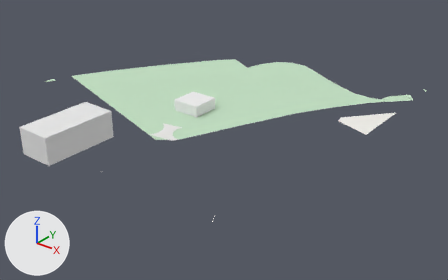
The glTF model white-model-six-districts/chunks/102_113_mid.glb, before and after one commit.
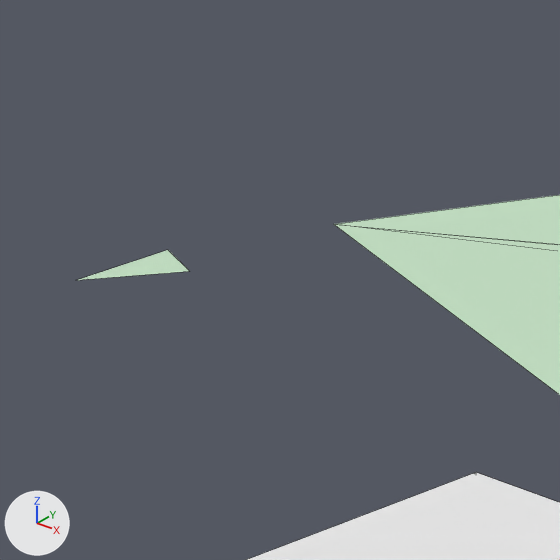
The first picture shows the older version from a 50 mm camera at (-8179.0, -6414.0, 369.0) aimed at (-8698.0, -5764.0, -33.0). The close-ups show the older and then the newer version on the part from 8% to 21% of the width and 19% to 40% of the height of that picture. Only the edits that show in the close-ups are written down. The lights are fixed; the arrows at lower left show +X, +Y and +Z. The close-ups show mesh edges as thin lines. Vertices at exactly the same position are counted once.

Script lines for the objects in view, before the commit:
```python
me_mesh_0 = bpy.data.meshes.new('Mesh_0')
me_mesh_0.from_pydata(...)  # 111 vertices, 97 faces; spans x -9000.0..-8500.0, y -6029.0..-5500.0, z 13.0..52.0
me_mesh_0.materials.append(mat_material_0)
ob_mesh_0 = bpy.data.objects.new('Mesh_0', me_mesh_0)
ob_mesh_0.location = (0.0, 0.0, 0.0)
```
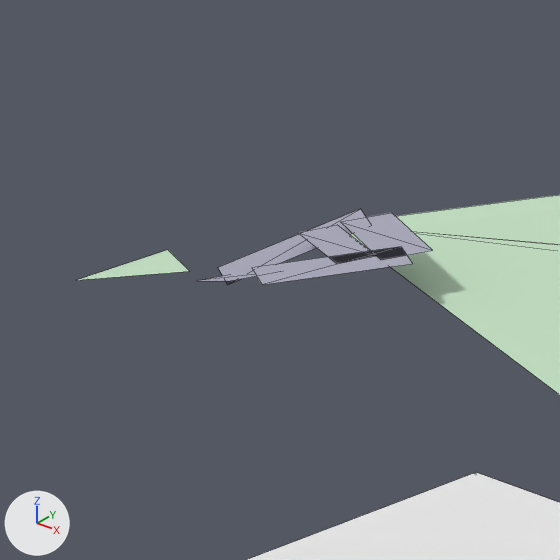
Boxes (x1, y1, x2, y2) around the edits, measured in the close-ups (560 x 560 px):
```json
{"part": 1, "of": "me_mesh_0", "change": "added", "after": [198, 209, 432, 285]}
```

Scene script edits in JSON lines:
```json
{"block": "me_mesh_0", "where": "# used by ob_mesh_0; location = (0.0, 0.0, 0.0)"}
{"block": "me_mesh_0", "where": "# verts and faces of me_mesh_0; kept vertices keep their numbers, new ones are numbered from 111"}
{"op": "remove", "block": "me_mesh_0", "code": "me_mesh_0.from_pydata(...)  # 111 vertices, 97 faces; spans x -9000.0..-8500.0, y -6029.0..-5500.0, z 13.0..52.0"}
{"op": "add", "block": "me_mesh_0", "code": "me_mesh_0.from_pydata(...)  # 139 vertices, 111 faces; spans x -9000.0..-8500.0, y -6029.0..-5500.0, z 13.0..52.0"}
{"block": "me_mesh_0", "change": "me_mesh_0 part 1"}
{"op": "add", "block": "me_mesh_0", "code": "verts[111] = (-8987.0, -5836.0, 14.0)  # pixel (217, 267)"}
{"op": "add", "block": "me_mesh_0", "code": "verts[112] = (-8955.0, -5821.0, 21.0)  # pixel (401, 246)"}
{"op": "add", "block": "me_mesh_0", "code": "verts[113] = (-8967.0, -5843.0, 21.0)  # pixel (251, 267)"}
{"op": "add", "block": "me_mesh_0", "code": "for new, old in zip([114, 115, 116], [111, 112, 113]): verts[new] = verts[old] + (8.0, -4.0, 0.0)"}
{"op": "add", "block": "me_mesh_0", "code": "verts[117] = (-8973.0, -5820.0, 21.0)  # pixel (340, 221)"}
{"op": "add", "block": "me_mesh_0", "code": "verts[118] = (-8984.0, -5842.0, 14.0)  # pixel (196, 280)"}
{"op": "add", "block": "me_mesh_0", "code": "verts[119] = (-8964.0, -5850.0, 21.0)  # pixel (230, 281)"}
{"op": "add", "block": "me_mesh_0", "code": "for new, old in zip([120, 121, 122], [117, 118, 119]): verts[new] = verts[old] + (3.0, 9.0, 0.0)"}
{"op": "add", "block": "me_mesh_0", "code": "verts[123] = (-8974.0, -5828.0, 21.0)  # pixel (297, 232)"}
{"op": "add", "block": "me_mesh_0", "code": "verts[124] = (-8957.0, -5833.0, 21.0)  # pixel (336, 263)"}
{"op": "add", "block": "me_mesh_0", "code": "verts[125] = (-8955.0, -5827.0, 21.0)  # pixel (376, 255)"}
{"op": "add", "block": "me_mesh_0", "code": "verts[126] = (-8972.0, -5821.0, 21.0)  # pixel (337, 224)"}
{"op": "add", "block": "me_mesh_0", "code": "verts[135] = (-8967.0, -5818.0, 21.0)  # pixel (371, 225)"}
{"op": "add", "block": "me_mesh_0", "code": "verts[136] = (-8975.0, -5813.0, 21.0)  # pixel (360, 208)"}
{"op": "add", "block": "me_mesh_0", "code": "verts[137] = (-8953.0, -5827.0, 21.0)  # pixel (380, 259)"}
{"op": "add", "block": "me_mesh_0", "code": "verts[138] = (-8949.0, -5819.0, 21.0)  # pixel (432, 250)"}
{"op": "add", "block": "me_mesh_0", "code": "faces += [(123, 124, 125), (123, 125, 126), (114, 135, 136), (111, 114, 136), (117, 137, 138), (117, 138, 120)]"}
{"op": "add", "block": "me_mesh_0", "code": "faces += [(112, 113, 116), (112, 116, 115), (118, 122, 121), (118, 119, 122)]"}
{"block": "me_mesh_0", "change": "other edits to the shape of me_mesh_0 do not show in these pictures"}
```
